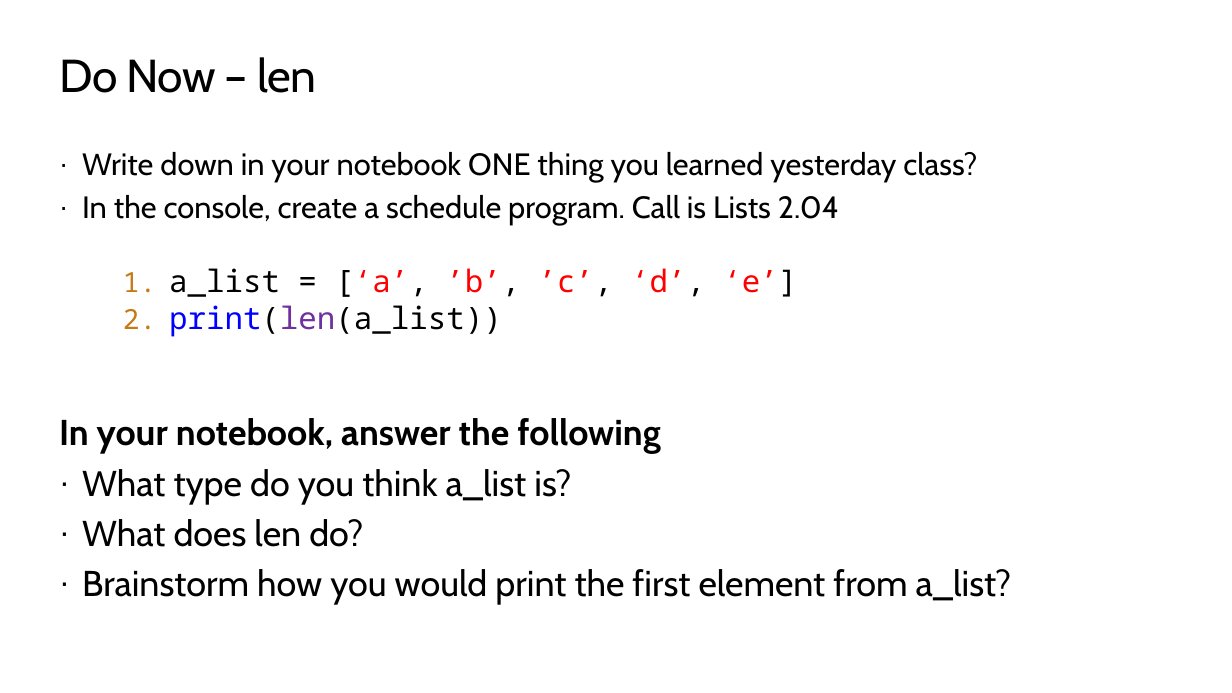
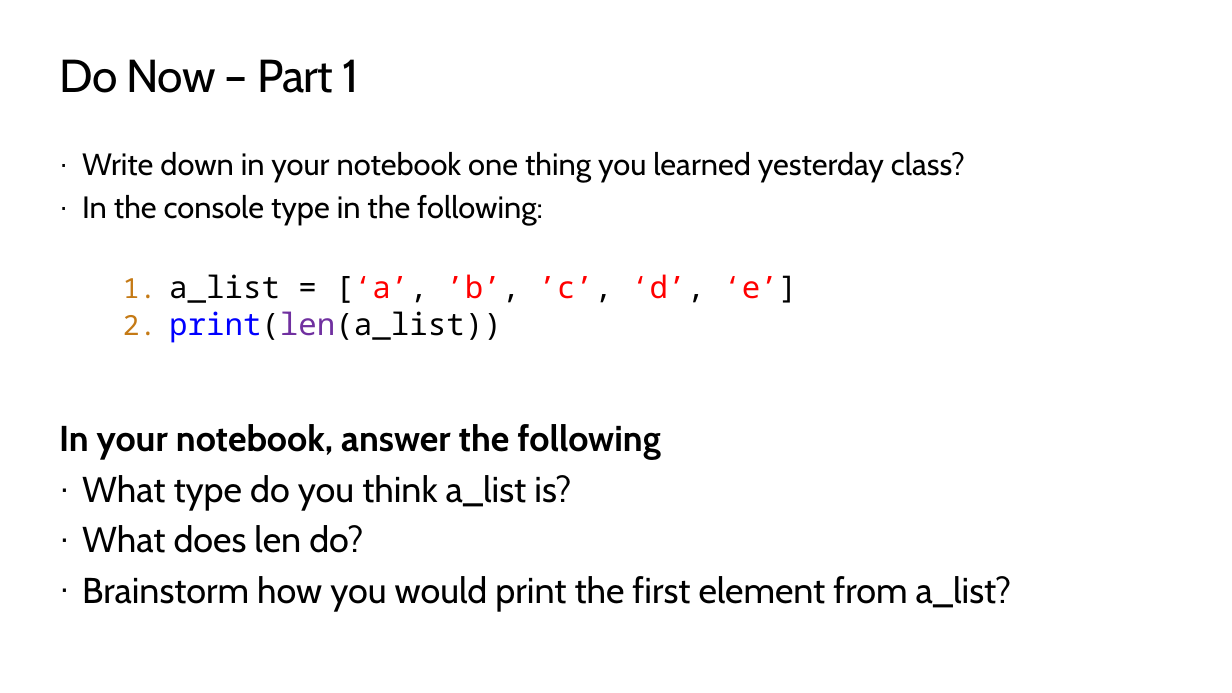
Before and after one commit to TEALSK12/2nd-semester-introduction-to-computer-science, a slide deck: slide 4 of docs/units/2_unit/slidedecks/Intro Python 2.04 TEALS.pptx. Drawn at 1232x693 pixels with LibreOffice and Linux fonts; fonts in the diff are those of the drawing; background and template pictures are left out. Boxes give left, top, right and bottom in pixels: in the first picture for what was removed or moved away, otherwise in the second. Text is boxed around its words. In the diff, an @@ line names an element or a change of style, - is before the commit and + after.

```diff
--- a/docs/units/2_unit/slidedecks/Intro Python 2.04 TEALS.pptx
+++ b/docs/units/2_unit/slidedecks/Intro Python 2.04 TEALS.pptx
@@ title at box(59, 59, 359, 93): text changed @@
-Do Now – len
+Do Now – Part 1
@@ text at box(82, 152, 965, 225): text changed @@
-· Write down in your notebook ONE thing you learned yesterday class?
-· In the console, create a schedule program. Call is Lists 2.04
+· Write down in your notebook one thing you learned yesterday class?
+· In the console type in the following:
```
Also in this commit, not shown: 7 other slides changed, 1 slide added, 1 other file.
